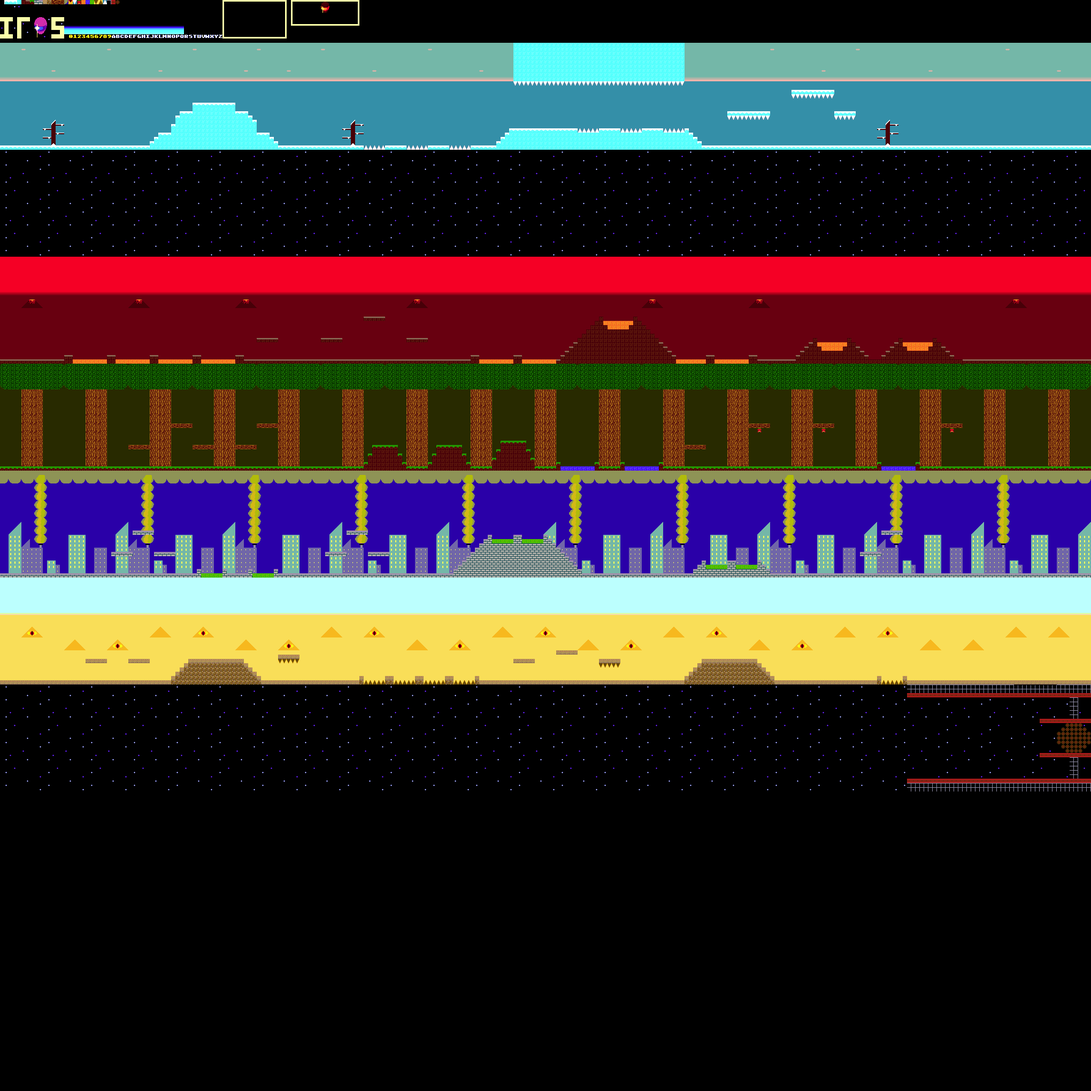
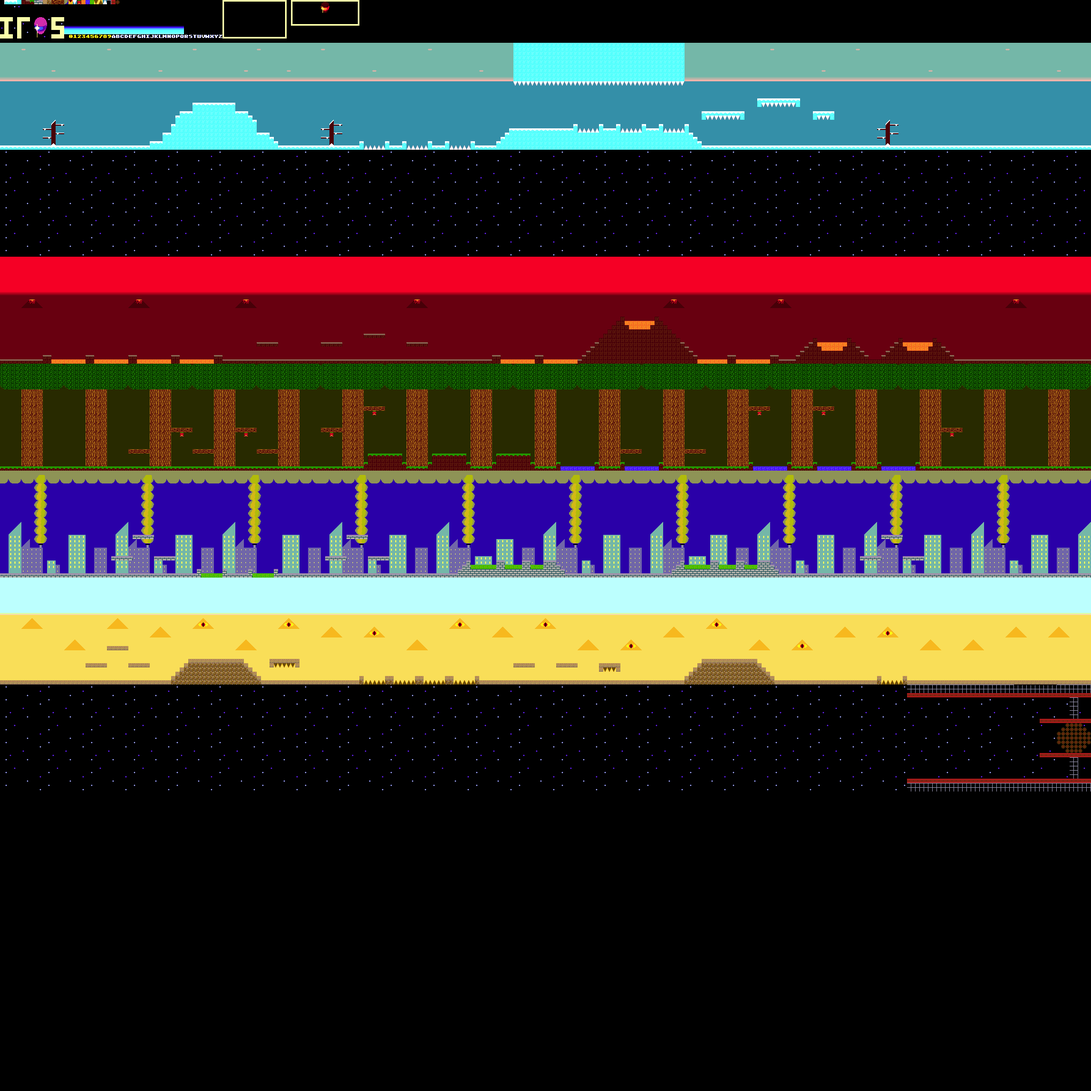
Comparing the layer stacks of the two 1091x1091 images. Changes:
painted on "Background" over [21, 89, 964, 673]
